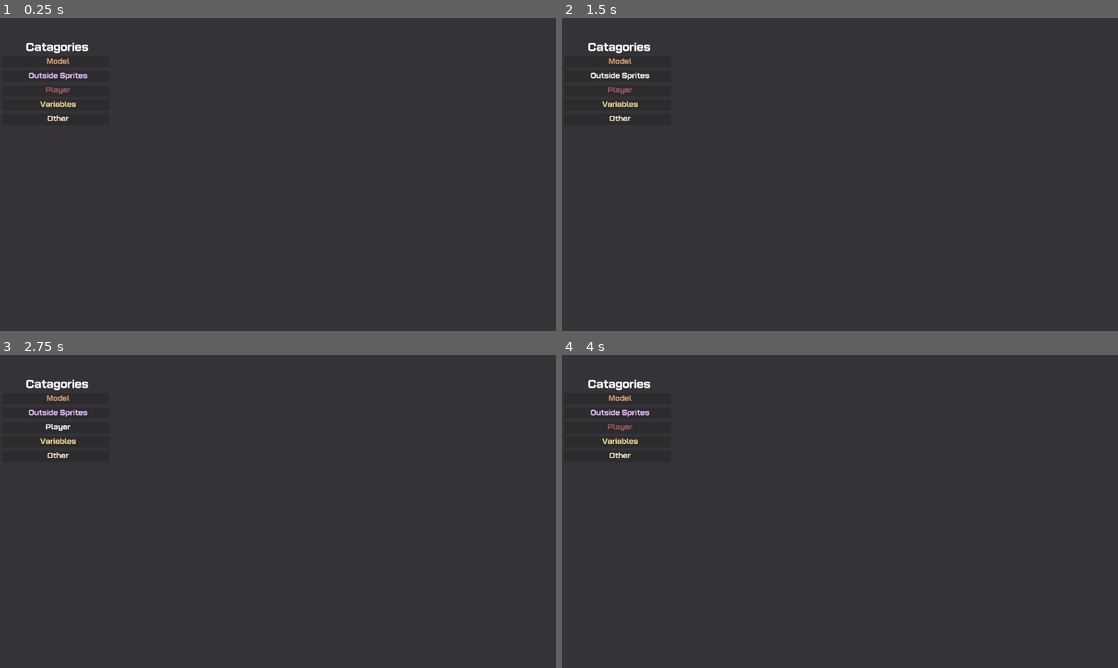
Above: before the commit, frames 1-4 (two rows, left to right).
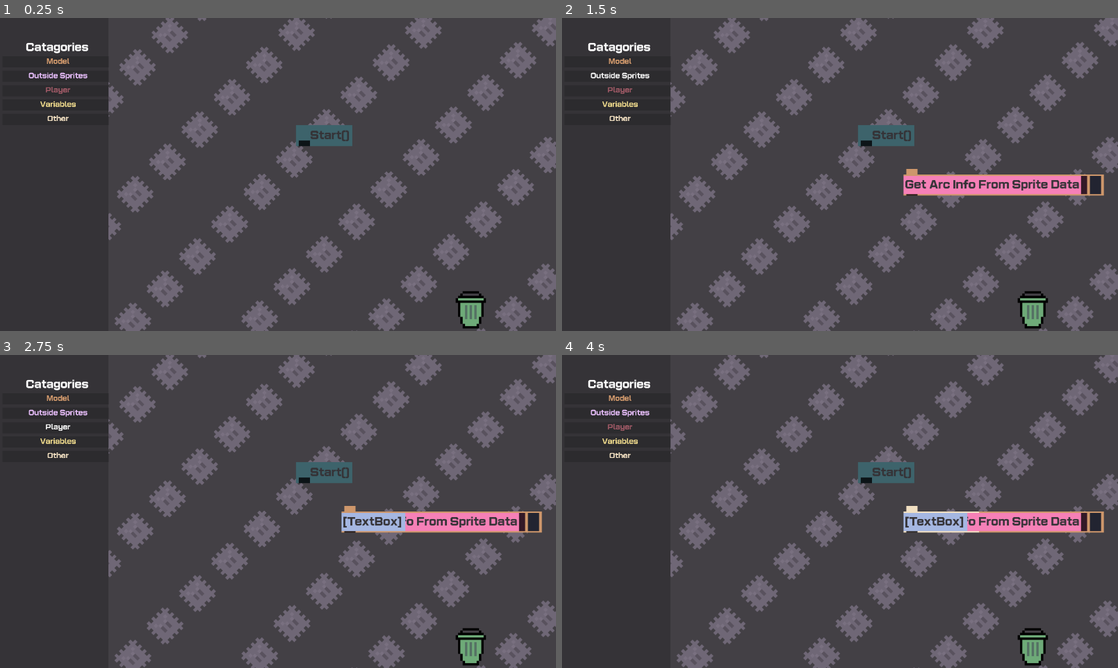
Above: after the commit, the same moments.

Repository: ToadSaidHi/Thwomp-Sprite-Editor
Game: Godot game, scene res://Editor/blockCodeEditor/blockCodeEditor.tscn
The game is run twice, just before and just after one commit, with the same random seed, the same clock (stepped at 60 frames per second) and the same inputs. The project has no main scene, so this scene is started directly.
Inputs (mouse positions are in pixels of both pictures, inside the frame that each line leads up to):
- Up to frame 1 (0.25 s): no input
- Up to frame 2 (1.5 s): click "Model" at 0.5 s; click "Outside Sprites" at 1.25 s
- Up to frame 3 (2.75 s): click "Player" at 2 s
- Up to frame 4 (4 s): click "Variables" at 2.75 s; click (884, 473) at 3.52 s

The runs differ from the first frame. In frame 1, 16% of the frame differs, in the area x 19-100%, y 0-100%; in frame 2, 17%; in frame 3, 17%; in frame 4, 17%.

Commit message:
Block Summonings

Diff:
--- a/Editor/Lego Table.tscn
+++ b/Editor/Lego Table.tscn
@@ -2,13 +2,9 @@
 
 [ext_resource type="Script" uid="uid://ca0rhtpipshl8" path="res://Editor/lego_table.gd" id="1_aioqr"]
 [ext_resource type="Script" uid="uid://jcybcd3neb3q" path="res://Editor/LegoTableCameraInside.gd" id="1_nek0n"]
-[ext_resource type="PackedScene" uid="uid://2m7tn7y8s3ux" path="res://Editor/blockCodeEditor/Block.tscn" id="1_wq067"]
 [ext_resource type="Texture2D" uid="uid://bpnf3pd1865nf" path="res://Assets/png/miniThwomp.png" id="2_4fyfc"]
-[ext_resource type="PackedScene" uid="uid://dtbruwd2yosyd" path="res://Editor/blockCodeEditor/subBlock.tscn" id="2_ect36"]
-[ext_resource type="Resource" uid="uid://b08j40nmiooc8" path="res://Objects/Blocks/Basic/loadModelAndAnime.tres" id="2_nek0n"]
 [ext_resource type="Texture2D" uid="uid://brpcr35l32tg6" path="res://Assets/png/Thwomp 18x18.png" id="3_2suse"]
 [ext_resource type="Script" uid="uid://c4wtmywopxvls" path="res://Editor/wallpaper.gd" id="3_bf5ks"]
-[ext_resource type="Resource" uid="uid://b62p67u484k2j" path="res://Objects/Blocks/Vars/StringSub.tres" id="6_6aulk"]
 [ext_resource type="Texture2D" uid="uid://cxg7h4xcwoldx" path="res://Assets/png/Trash.png" id="6_8g8mm"]
 [ext_resource type="PackedScene" uid="uid://b1xhkmqtgn1nc" path="res://Editor/blockCodeEditor/StarterBlock.tscn" id="6_vmv48"]
 [ext_resource type="Script" uid="uid://b06h3asu6du1i" path="res://Editor/trashArea.gd" id="7_be53r"]
@@ -35,25 +31,24 @@
 [node name="LegoTable" type="Node2D" unique_id=1912854958]
 script = ExtResource("1_aioqr")
 
-[node name="ColorRect" type="ColorRect" parent="." unique_id=932700197]
-offset_left = -1409.0
-offset_top = -777.0
-offset_right = 98591.0
-offset_bottom = 999223.0
-
-[node name="Camera2D" type="Camera2D" parent="." unique_id=843572750]
-
 [node name="SubViewportContainer" type="SubViewportContainer" parent="." unique_id=1533447110]
-offset_left = -558.0
+offset_left = -750.0
 offset_top = -520.0
-offset_right = 142.0
+offset_right = 250.0
 offset_bottom = 180.0
 scale = Vector2(1.5, 1.5)
 
 [node name="SubViewport" type="SubViewport" parent="SubViewportContainer" unique_id=1044507882]
 handle_input_locally = false
-size = Vector2i(700, 700)
+size = Vector2i(1000, 700)
 render_target_update_mode = 4
+
+[node name="ColorRect" type="ColorRect" parent="SubViewportContainer/SubViewport" unique_id=932700197]
+offset_left = -47004.668
+offset_top = -44160.668
+offset_right = 52995.332
+offset_bottom = 955839.3
+color = Color(0.26075858, 0.25147375, 0.27004695, 1)
 
 [node name="wallpaper" type="TileMapLayer" parent="SubViewportContainer/SubViewport" unique_id=464216992]
 texture_filter = 1
@@ -64,7 +59,7 @@
 script = ExtResource("3_bf5ks")
 
 [node name="Camera2D" type="Camera2D" parent="SubViewportContainer/SubViewport" unique_id=2081956489]
-zoom = Vector2(0.5, 0.5)
+zoom = Vector2(0.3, 0.3)
 script = ExtResource("1_nek0n")
 
 [node name="Trash" type="Sprite2D" parent="SubViewportContainer/SubViewport/Camera2D" unique_id=918410706]
@@ -92,19 +87,7 @@
 flat = true
 
 [node name="StartBlock" parent="SubViewportContainer/SubViewport/Blocks" unique_id=650439733 instance=ExtResource("6_vmv48")]
-
-[node name="Block" parent="SubViewportContainer/SubViewport/Blocks" unique_id=1816226974 instance=ExtResource("1_wq067")]
-position = Vector2(52.666668, 364.66666)
-block = ExtResource("2_nek0n")
-
-[node name="Block2" parent="SubViewportContainer/SubViewport/Blocks" unique_id=108235784 instance=ExtResource("1_wq067")]
-position = Vector2(265.33334, 634)
-block = ExtResource("2_nek0n")
-
-[node name="subBlock" parent="SubViewportContainer/SubViewport/Blocks" unique_id=1320245866 instance=ExtResource("2_ect36")]
-
-[node name="subBlock2" parent="SubViewportContainer/SubViewport/Blocks" unique_id=764089189 instance=ExtResource("2_ect36")]
-block = ExtResource("6_6aulk")
+position = Vector2(-325.33334, -352.6667)
 
 [connection signal="button_down" from="SubViewportContainer/SubViewport/Blocks/Button" to="." method="_on_button_button_down"]
 [connection signal="button_up" from="SubViewportContainer/SubViewport/Blocks/Button" to="." method="_on_button_button_up"]
--- a/Editor/blockCodeEditor/blockCodeEditor.tscn
+++ b/Editor/blockCodeEditor/blockCodeEditor.tscn
@@ -1,6 +1,8 @@
 [gd_scene format=3 uid="uid://b3gq61nt7wic4"]
 
+[ext_resource type="PackedScene" uid="uid://bcin6ridffu3u" path="res://Editor/Lego Table.tscn" id="1_bix43"]
 [ext_resource type="Theme" uid="uid://cplk57enbq5ui" path="res://Objects/Themes/MainTheme.tres" id="1_d6kr4"]
+[ext_resource type="Script" uid="uid://cdygkc8y4bbev" path="res://Editor/blockCodeEditor/block_code_editor.gd" id="1_pdqax"]
 [ext_resource type="Script" uid="uid://cae20hqqygx8i" path="res://Editor/blockCodeEditor/CatagoryLabels.gd" id="2_xe3cp"]
 [ext_resource type="Resource" uid="uid://eegrq0e2bciq" path="res://Objects/Catagories/Model.tres" id="3_ivwsq"]
 [ext_resource type="Resource" uid="uid://ec5v2iukhaui" path="res://Objects/Catagories/Variable.tres" id="4_ryloh"]
@@ -9,6 +11,11 @@
 [ext_resource type="Resource" uid="uid://cdrulhwe6o76f" path="res://Objects/Catagories/World.tres" id="6_2j130"]
 
 [node name="BlockCodeEditor" type="Node2D" unique_id=1030842470]
+script = ExtResource("1_pdqax")
+
+[node name="LegoTable" parent="." unique_id=1912854958 instance=ExtResource("1_bix43")]
+position = Vector2(133, -3.0000002)
+scale = Vector2(0.65, 0.65)
 
 [node name="Catagories" type="Node2D" parent="." unique_id=1145216447]
 position = Vector2(-95, -21)
@@ -195,3 +202,8 @@
 
 [node name="Camera2D" type="Camera2D" parent="." unique_id=155870850]
 zoom = Vector2(1.65, 1.65)
+
+[connection signal="button_up" from="Catagories/Catagory 1/Button" to="." method="_on_button_button_up"]
+[connection signal="button_up" from="Catagories/Catagory 2/Button" to="." method="_on_button_button2_up"]
+[connection signal="button_up" from="Catagories/Catagory 3/Button" to="." method="_on_button_button3_up"]
+[connection signal="button_up" from="Catagories/Catagory 4/Button" to="." method="_on_button_button4_up"]
--- /dev/null
+++ b/Editor/blockCodeEditor/block_code_editor.gd
@@ -0,0 +1,17 @@
+extends Node2D
+
+
+func _on_button_button_up() -> void:
+	$LegoTable.summonBlock(load("res://Objects/Blocks/Basic/loadModelAndAnime.tres"))
+
+
+func _on_button_button2_up() -> void:
+	$LegoTable.summonBlock(load("res://Objects/Blocks/getFromSprite/getArcDatFromSprite.tres"))
+
+
+func _on_button_button3_up() -> void:
+	$LegoTable.summonBlock(load("res://Objects/Blocks/Vars/StringSub.tres"))
+
+
+func _on_button_button4_up() -> void:
+	$LegoTable.summonBlock(load("res://Objects/Blocks/Basic/Custom.tres"))
--- a/Editor/blockCodeEditor/starter_block.gd
+++ b/Editor/blockCodeEditor/starter_block.gd
@@ -11,8 +11,8 @@
 
 func _ready() -> void:
 
-	var sp : CustomSprite = load("res://Objects/Sprites/GoodChefSprite.tres")
-	Globals.currentEditingFunction = sp.onCreate
+	#var sp : CustomSprite = load("res://Objects/Sprites/GoodChefSprite.tres")
+	#Globals.currentEditingFunction = sp.onCreate
 
 	if(Globals.currentEditingFunction != null):
 		$Title.text = Globals.currentEditingFunction.Name + "()"
--- a/Editor/lego_table.gd
+++ b/Editor/lego_table.gd
@@ -17,3 +17,12 @@
 
 func _on_button_button_up() -> void:
 	dragging = false
+
+func summonBlock(bl : Block):
+	var blockNode : Node2D
+	if bl.has_method("IamSubBlock"):
+		blockNode = preload("res://Editor/blockCodeEditor/subBlock.tscn").instantiate()
+	else:
+		blockNode = preload("res://Editor/blockCodeEditor/Block.tscn").instantiate()
+	blockNode.block = bl
+	Globals.BlockFolder.add_child(blockNode)
--- a/Objects/Classes/subBlock.gd
+++ b/Objects/Classes/subBlock.gd
@@ -1,3 +1,7 @@
 class_name subBlock extends Block
 @export var Standalone = false
 @export var size = 100
+
+
+func IamSubBlock():
+	pass
Not shown, added: Editor/blockCodeEditor/block_code_editor.gd.uid
